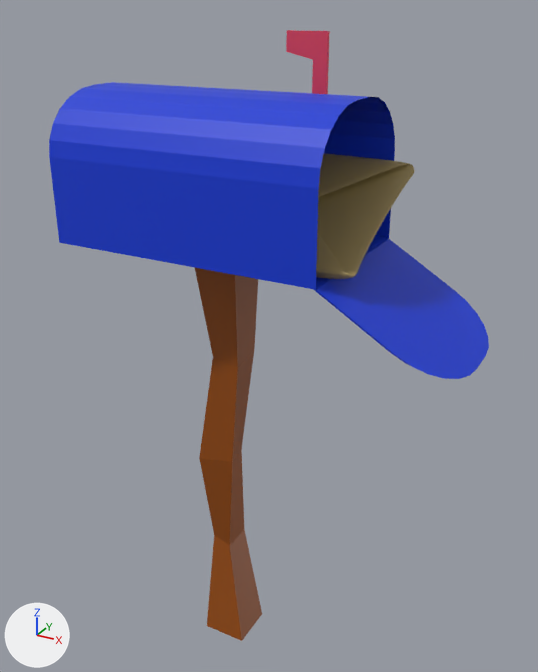
Renders of the FBX model public/3dmodels/MailBox/mailbox.fbx from each side of a commit.
Before and after are seen from a 50 mm camera at (0.887, -1.257, 1.066) aimed at (0.146, 0.09, 0.393). Arrows for +X, +Y and +Z are at lower left; the lights stay in place. Where no turn or scale is listed for an object, it has been applied to the vertices.

The scene before the commit, as lines of its bpy script (objects in view):
```python
mat_material_001 = principled_material('Material.001')
mat_material_001.base_color = (0.00188, 0.0399, 0.674)  # blue #0638d6
me_cube_001 = bpy.data.meshes.new('Cube.001')
me_cube_001.from_pydata(...)  # 32 vertices, 17 faces; spans x -0.301..0.301, y -0.183..0.183, z -0.154..0.154
me_cube_001.materials.append(mat_material_001)  # blue #0638d6
me_cube_002 = bpy.data.meshes.new('Cube.002')
me_cube_002.from_pydata(...)  # 16 vertices, 1 face; spans x 0.304..0.568, y -0.183..0.183, z -0.313..-0.155
me_cube_002.materials.append(mat_material_001)  # blue #0638d6
me_cube_003 = bpy.data.meshes.new('Cube.003')
me_cube_003.from_pydata(...)  # 32 vertices, 17 faces; spans x -0.297..0.297, y -0.18..0.18, z -0.151..0.151
me_cube_003.materials.append(mat_material_001)  # blue #0638d6
me_cube_004 = bpy.data.meshes.new('Cube.004')
me_cube_004.from_pydata(...)  # 16 vertices, 1 face; spans x 0.304..0.568, y -0.183..0.183, z -0.313..-0.155
me_cube_004.materials.append(mat_material_001)  # blue #0638d6
me_plane_001 = bpy.data.meshes.new('Plane.001')
me_plane_001.from_pydata(...)  # 1922 vertices, 1920 faces; spans x -0.266..0.266, y -0.163..0.166, z -0.088..0.081
me_plane_001.materials.append(mat_material_004)  # yellow #9c8954
ob_cube_001 = bpy.data.objects.new('Cube.001', me_cube_001)
ob_cube_001.location = (0.059, 0.056, 0.765)
ob_cube_002 = bpy.data.objects.new('Cube.002', me_cube_002)
ob_cube_002.location = (0.056, 0.056, 0.765)
ob_cube_003 = bpy.data.objects.new('Cube.003', me_cube_003)
ob_cube_003.location = (0.059, 0.056, 0.765)
ob_cube_004 = bpy.data.objects.new('Cube.004', me_cube_004)
ob_cube_004.location = (0.047, 0.056, 0.768)
ob_plane_001 = bpy.data.objects.new('Plane.001', me_plane_001)
ob_plane_001.location = (0.146, 0.073, 0.7)
# also in view: 'Cube' at (0.06, 0.064, 0.077); 'Cylinder.001' at (0.165, 0.246, 0.845)
```
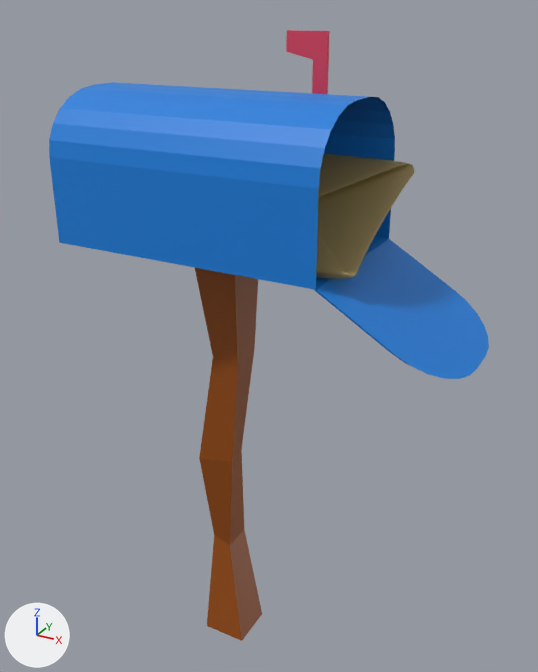
Commit message: ✨ Add mailbox scene with modal

Where the change shows, as pixel boxes (x1, y1, x2, y2) in the pictures (538 x 672 px):
'Cube.001', recoloured: (49, 82, 395, 290) in both
'Cube.002', recoloured: (317, 239, 489, 379) in both
'Cube.003', recoloured: (316, 98, 392, 286) in both
'Cube.004', recoloured: (313, 238, 409, 365) in both

Edits to the bpy script that builds the scene:
```text
Change mat_material_001:
    mat_material_001.base_color: (0.00188, 0.0399, 0.674) -> (0.00441, 0.212, 0.717)  # blue #0638d6 -> blue #0e7fdc
```
